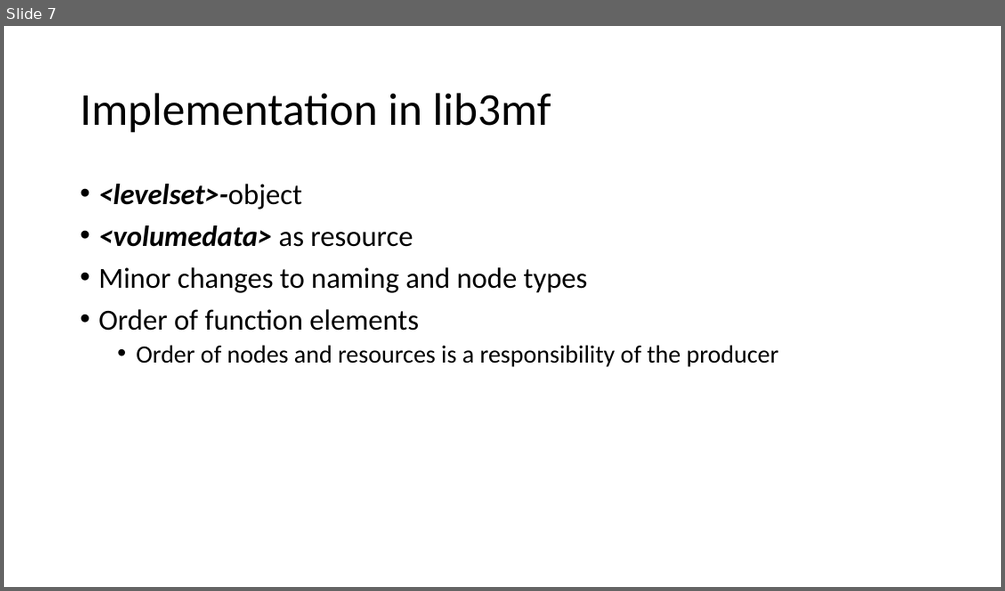
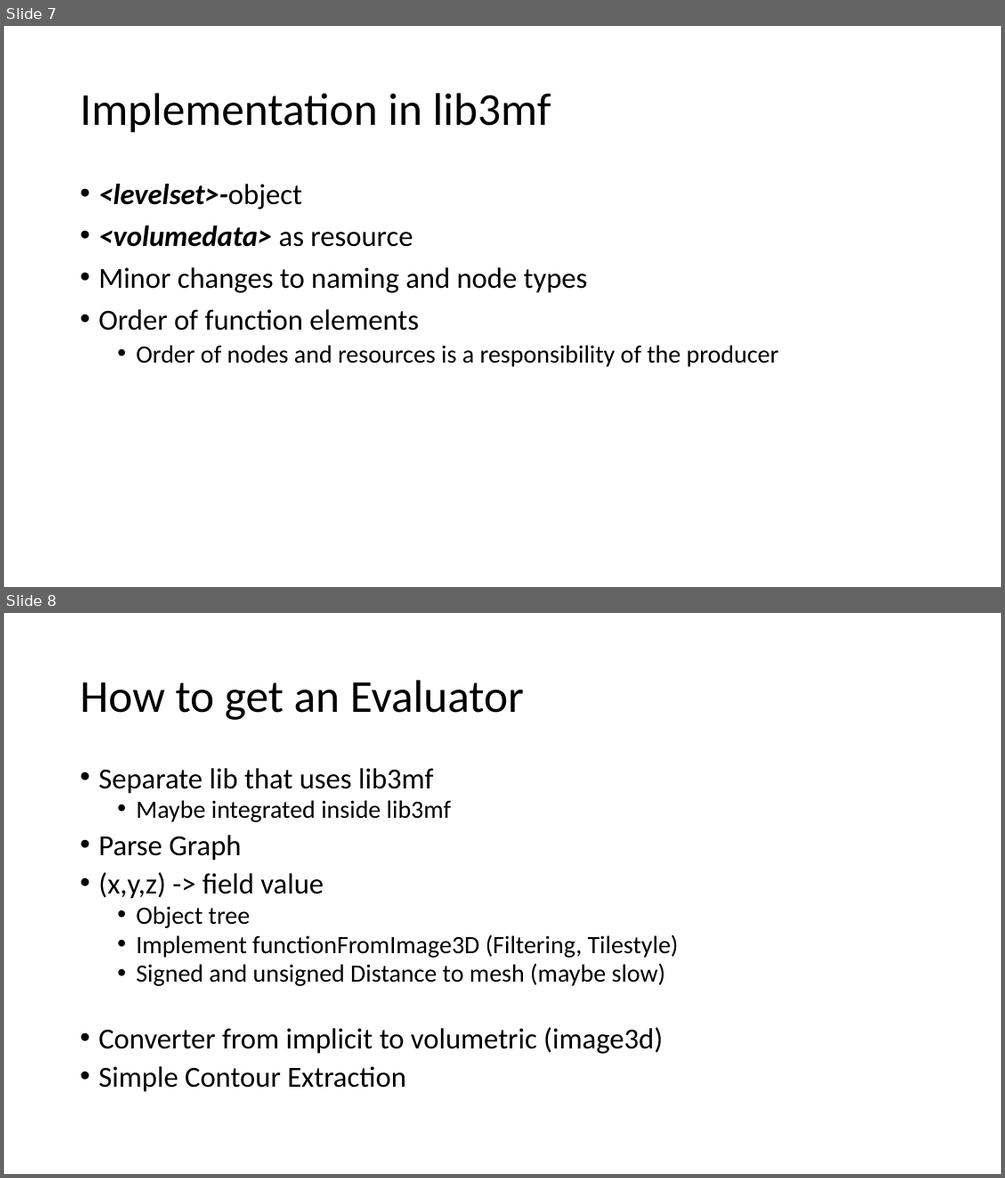
Before and after one commit to 3MFConsortium/spec_volumetric, a slide deck: presentations/3MF_Volumetric_2024_06_implicit.pptx. Shown one above the other, each under a label of ours: slide 7 before the commit, slides 7 and 8 after it. The pictures are 1005x591 and 1005x1178 pixels, drawn with LibreOffice and Linux fonts; fonts in the diff are those of the drawing. Boxes give left, top, right and bottom in pixels: in the first picture for what was removed or moved away, otherwise in the second. Text is boxed around its words. In the diff, an @@ line names an element or a change of style, - is before the commit and + after.

Commit message:
Updating slides

```diff
--- a/presentations/3MF_Volumetric_2024_06_implicit.pptx
+++ b/presentations/3MF_Volumetric_2024_06_implicit.pptx
@@ slide 8 added at [4,613,1001,1174], background #FFFFFF @@
@@ title added at [80,680,524,720], 44 pt, text #000000 @@
+How to get an Evaluator
@@ text added at [98,768,679,1092], 24 pt, text #000000 @@
+• Separate lib that uses lib3mf
+  • Maybe integrated inside lib3mf
+• Parse Graph
+• (x,y,z) -> field value
+  • Object tree
+  • Implement functionFromImage3D (Filtering, Tilestyle)
+  • Signed and unsigned Distance to mesh (maybe slow)
+• Converter from implicit to volumetric (image3d)
+• Simple Contour Extraction
```
Also in this commit, not shown: 1 other slide added.
